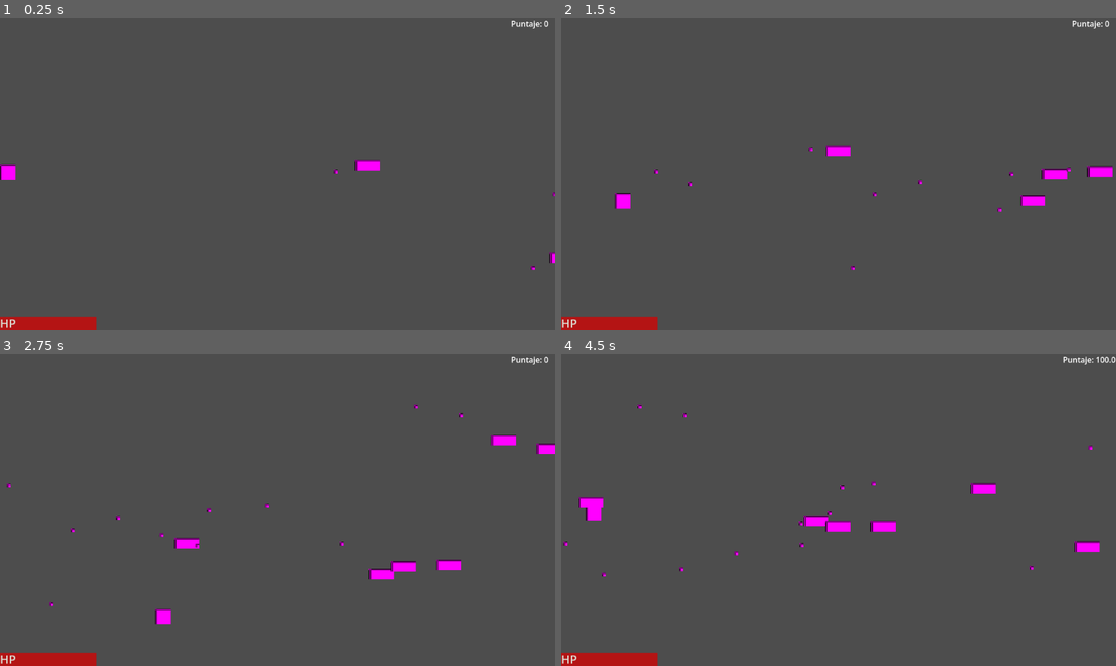
Above: before the commit, frames 1-4 (two rows, left to right).
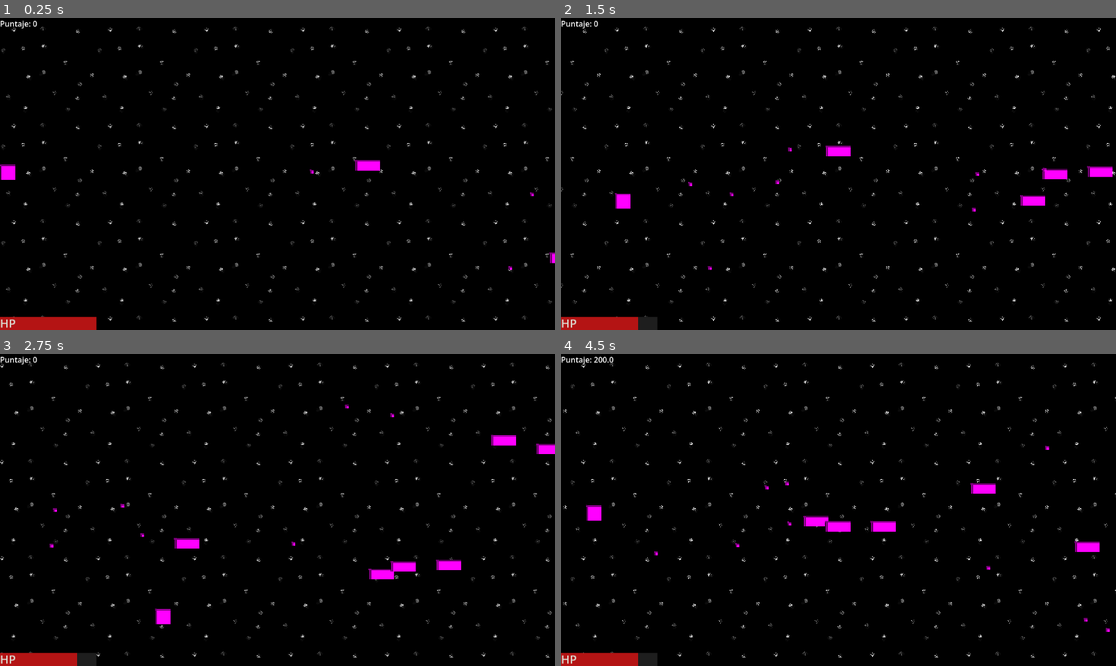
Above: after the commit, the same moments.

Repository: wfeboSKL/tales-for-the-asleep
Game: Godot game, scene res://scenes/demolevel/level.tscn
Two runs of this game, one before a commit and one after it. Both use one fixed random seed, a clock stepped at 60 frames per second and the inputs below.
Inputs:
- Up to frame 1 (0.25 s): no input
- Up to frame 2 (1.5 s): tap Enter at 0.5 s; hold D (move_right) 0.53-1.28 s; hold Shift (focus) 0.53-1.28 s; hold S (move_down) from 1.28 s (still down); tap K (shoot) at 1.35 s
- Up to frame 3 (2.75 s): release S (move_down) at 2.03 s; hold D (move_right) from 2.03 s (still down); tap Enter at 2.1 s
- Up to frame 4 (4.5 s): release D (move_right) at 2.78 s; hold W (move_up) 2.78-3.53 s; tap Shift (focus) at 2.85 s; hold K (shoot) 3.53-4.28 s; hold A (move_left) from 3.53 s (still down); tap Enter at 4.35 s

The runs differ from the first frame. In frame 1, 98% of the frame differs, in the area x 0-100%, y 0-100%; in frame 2, 98%; in frame 3, 98%; in frame 4, 98%.

Commit message:
Fondo parallax con estrellas (básicas) y sistema de puntaje | Trabajado en PC_FEBO

Diff:
--- a/scenes/bullets/enemy_bullet.gd
+++ b/scenes/bullets/enemy_bullet.gd
@@ -2,7 +2,7 @@
 #Se extiende a AREA2D
 extends Area2D
 #Se define la velocidad de la bala enemiga
-const SPEED = 400.0
+const SPEED = 600.0
 
 #Función que realiza procesos cada frame
 func _process(delta: float) -> void:
--- /dev/null
+++ b/scenes/demolevel/level.gd
@@ -0,0 +1,4 @@
+extends Node2D
+
+func _process(delta: float) -> void:
+	$ParallaxBackground.scroll_offset.x -= 90 * delta
--- a/scenes/demolevel/level.tscn
+++ b/scenes/demolevel/level.tscn
@@ -1,5 +1,7 @@
 [gd_scene format=3 uid="uid://xeqaplemmgjl"]
 
+[ext_resource type="Script" uid="uid://vv3otjijyyfi" path="res://scenes/demolevel/level.gd" id="1_d2nb1"]
+[ext_resource type="Texture2D" uid="uid://xdvreqo2hhgo" path="res://scenes/demolevel/level basic.png" id="1_g3hpl"]
 [ext_resource type="PackedScene" uid="uid://ktbnnh8fwh58" path="res://scenes/player/player.tscn" id="1_kcedh"]
 [ext_resource type="PackedScene" uid="uid://biqtee13nxlpm" path="res://scenes/enemies/enemy.tscn" id="2_g3hpl"]
 [ext_resource type="Script" uid="uid://bcbddn7bdv641" path="res://scenes/demolevel/enemy_spawner.gd" id="3_d2nb1"]
@@ -11,6 +13,33 @@
 bg_color = Color(0.7058824, 0.078431375, 0.078431375, 1)
 
 [node name="Level" type="Node2D" unique_id=353482801]
+script = ExtResource("1_d2nb1")
+
+[node name="ParallaxBackground" type="ParallaxBackground" parent="." unique_id=1839862015]
+
+[node name="ParallaxLayer" type="ParallaxLayer" parent="ParallaxBackground" unique_id=386744785]
+motion_scale = Vector2(0, 0)
+
+[node name="ColorRect" type="ColorRect" parent="ParallaxBackground/ParallaxLayer" unique_id=1396991969]
+anchors_preset = 15
+anchor_right = 1.0
+anchor_bottom = 1.0
+offset_right = 1152.0
+offset_bottom = 648.0
+grow_horizontal = 2
+grow_vertical = 2
+color = Color(0.039215688, 0.039215688, 0.078431375, 1)
+
+[node name="ParallaxLayer2" type="ParallaxLayer" parent="ParallaxBackground" unique_id=268002703]
+motion_scale = Vector2(1, 0)
+motion_mirroring = Vector2(200, 0)
+
+[node name="Sprite2D" type="Sprite2D" parent="ParallaxBackground/ParallaxLayer2" unique_id=2144375548]
+texture_repeat = 2
+position = Vector2(576, 324)
+texture = ExtResource("1_g3hpl")
+region_enabled = true
+region_rect = Rect2(0, 0, 1152, 648)
 
 [node name="Player" parent="." unique_id=480144190 instance=ExtResource("1_kcedh")]
 position = Vector2(0, 320)
@@ -25,12 +54,8 @@
 [node name="HUD" type="CanvasLayer" parent="." unique_id=88502834]
 
 [node name="ScoreLabel" type="Label" parent="HUD" unique_id=2099791409]
-anchors_preset = 1
-anchor_left = 1.0
-anchor_right = 1.0
-offset_left = -91.0
+offset_right = 91.0
 offset_bottom = 23.0
-grow_horizontal = 0
 text = "Puntaje: 0.0"
 
 [node name="ProgressBar" type="ProgressBar" parent="HUD" unique_id=1364842193]
Binary file added: scenes/demolevel/level basic.png
Not shown, added: scenes/demolevel/level basic.png.import
Not shown, added: scenes/demolevel/level.gd.uid
